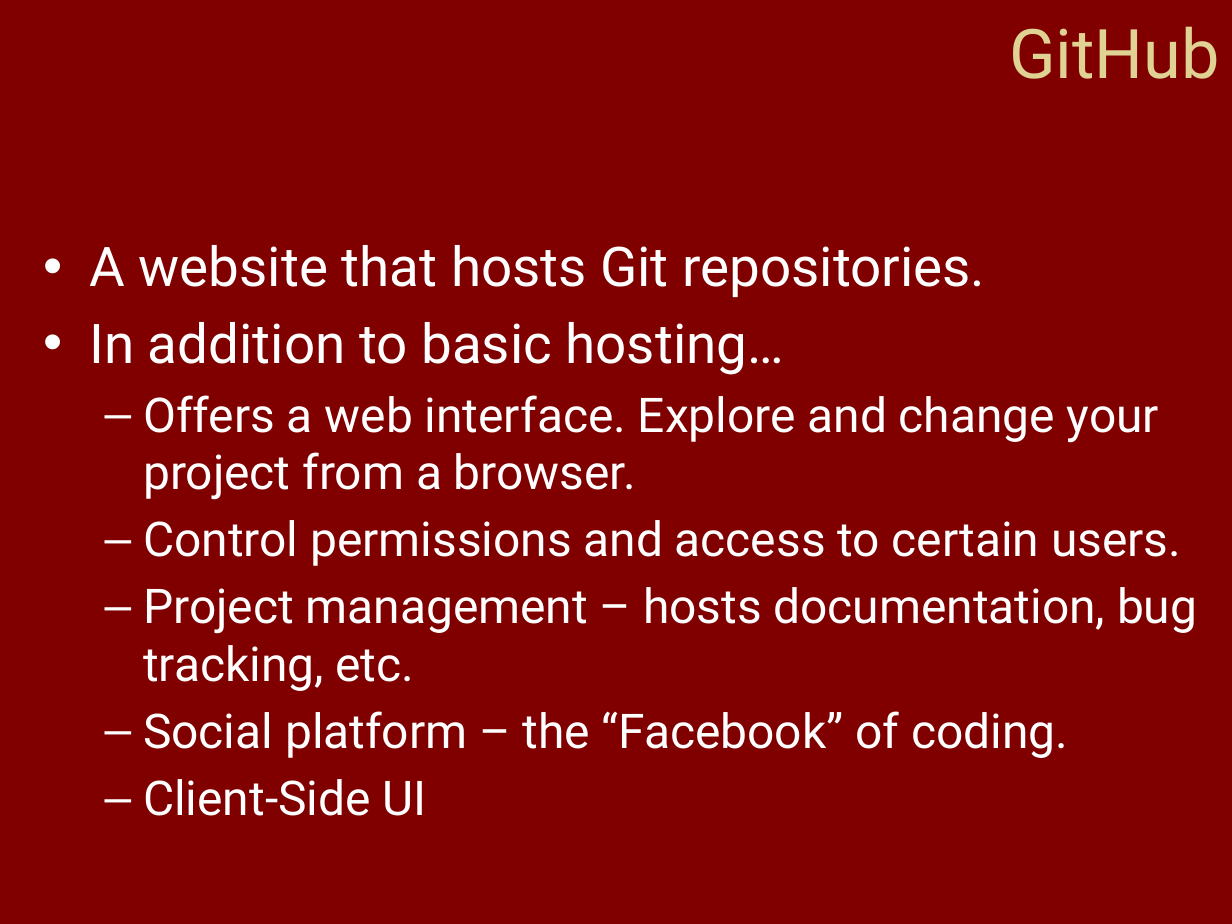
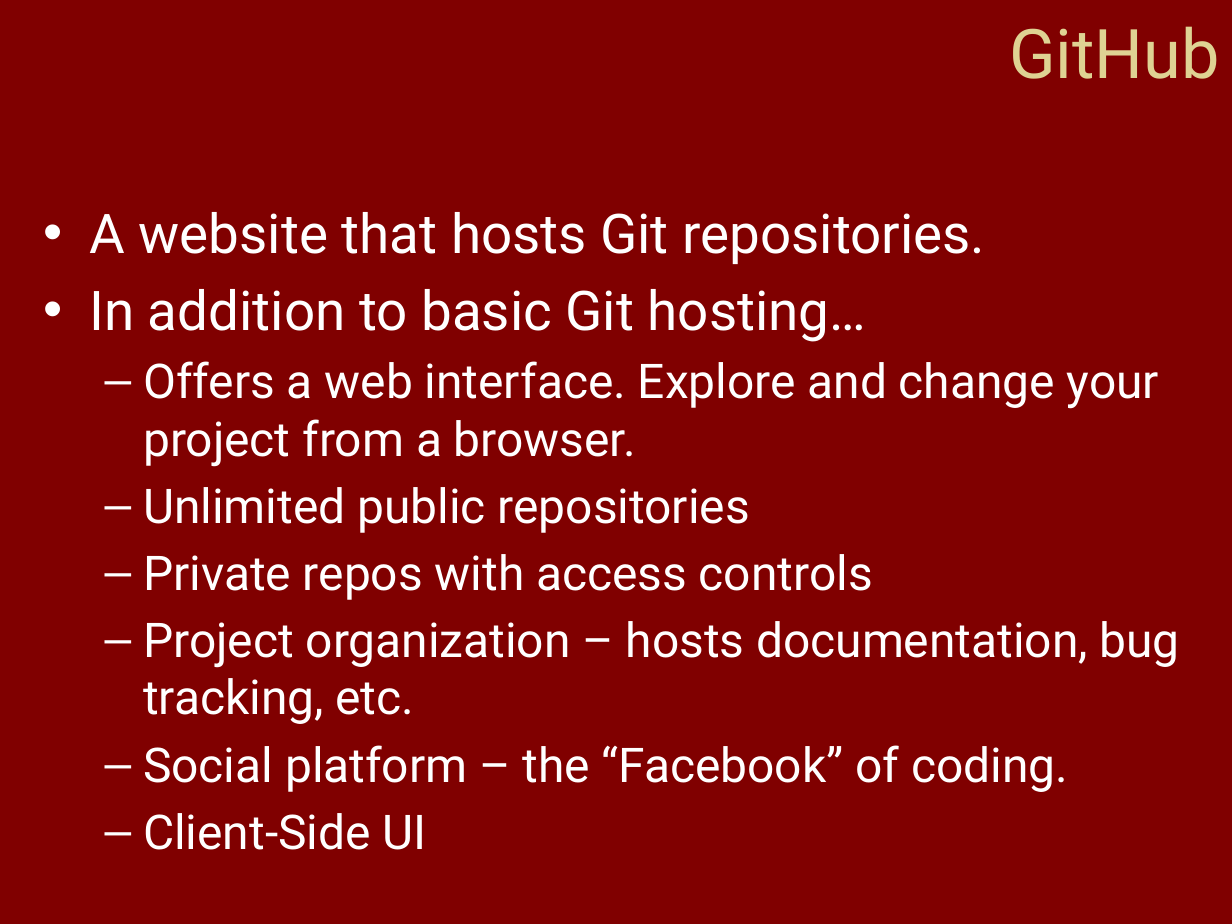
Before and after one commit to QBRC/GithubDemo, a slide deck: slide 9 of Git & Github.pptx. Drawn at 1232x924 pixels with LibreOffice and Linux fonts; fonts in the diff are those of the drawing; background and template pictures are left out. Boxes give left, top, right and bottom in pixels: in the first picture for what was removed or moved away, otherwise in the second. Text is boxed around its words. In the diff, an @@ line names an element or a change of style, - is before the commit and + after.

```diff
--- a/Git & Github.pptx
+++ b/Git & Github.pptx
@@ text at (x1=89, y1=289, x2=866, y2=342): text changed @@
-• In addition to basic hosting…
+• In addition to basic Git hosting…
@@ text at (x1=143, y1=487, x2=1180, y2=724): text changed @@
-  – Control permissions and access to certain users.
-  – Project management – hosts documentation, bug tracking, etc.
+  – Unlimited public repositories
+  – Private repos with access controls
+  – Project organization – hosts documentation, bug tracking, etc.
```
Also in this commit, not shown: 4 other slides changed, 1 slide added.
